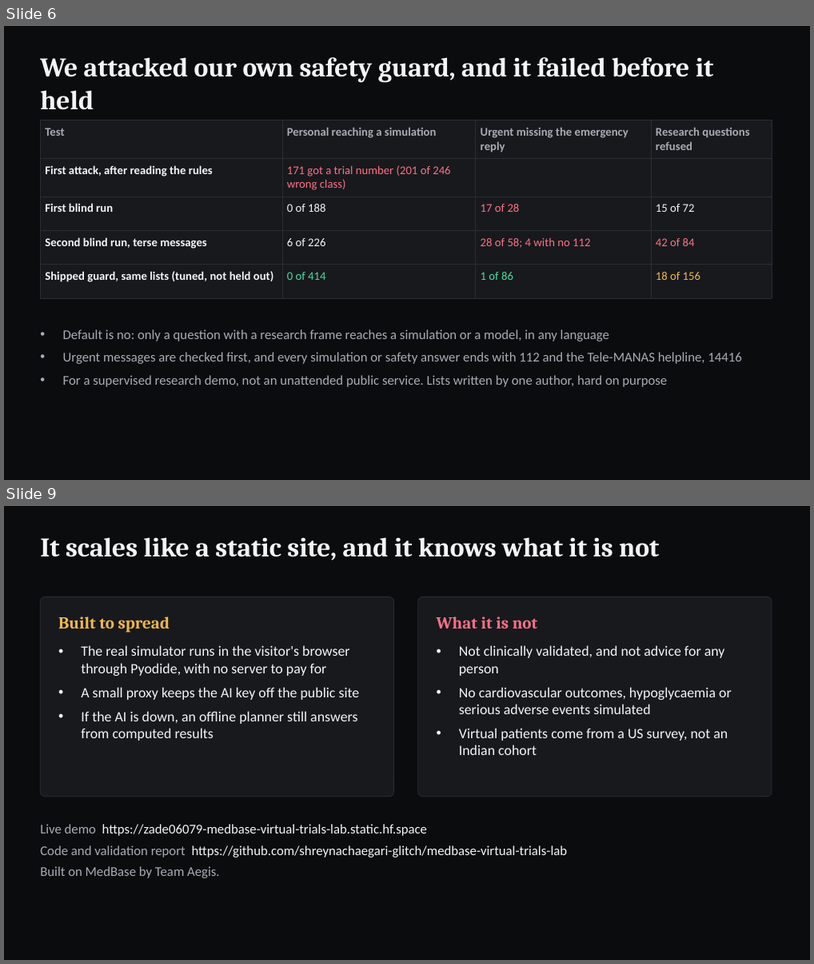
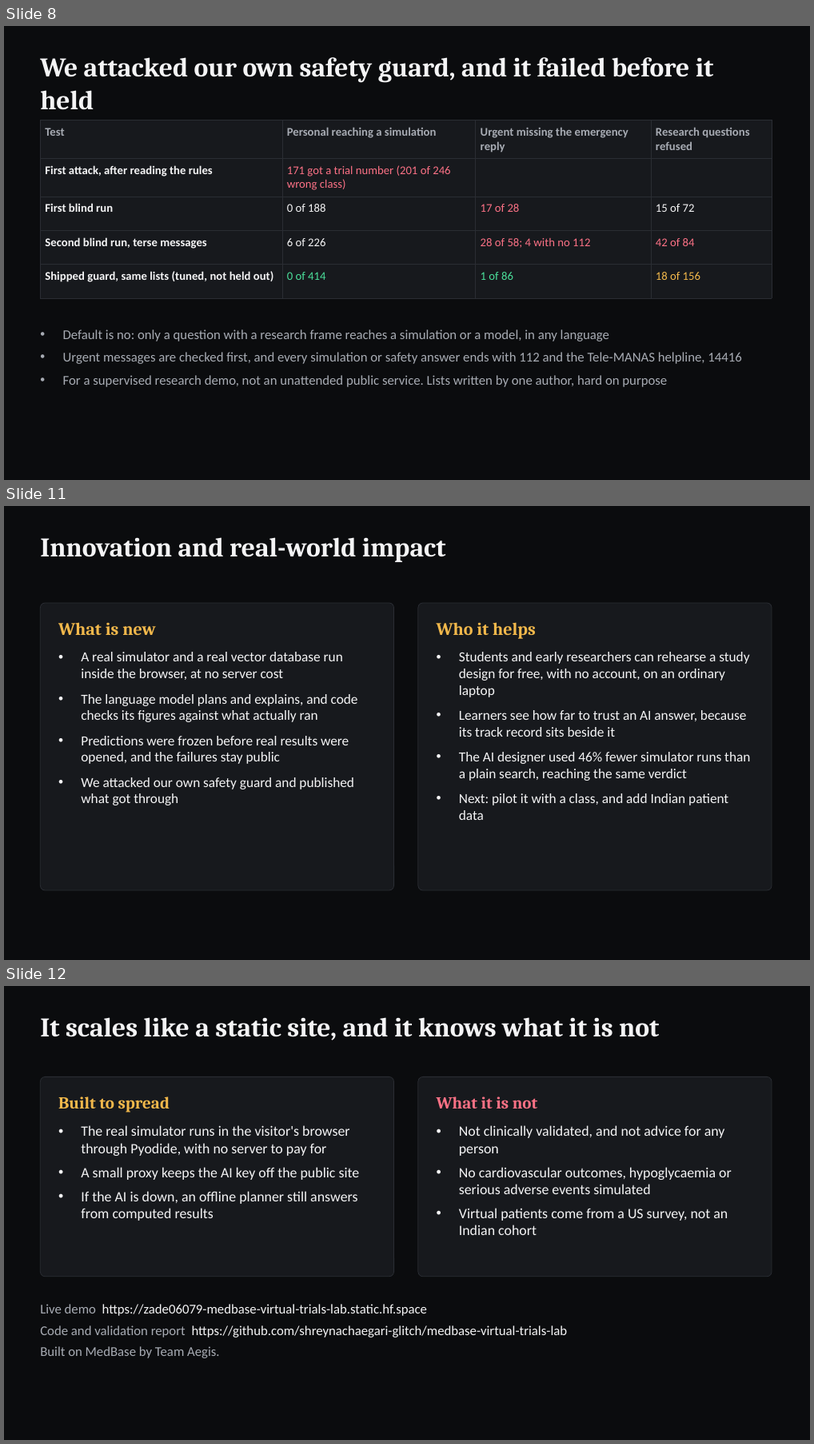
Before and after one commit to shreynachaegari-glitch/medbase-virtual-trials-lab, a slide deck: docs/submission/MedBase_Virtual_Trials_Lab.pptx. Shown one above the other, each under a label of ours: slides 6 and 9 before the commit, slides 8, 11 and 12 after it; the slides between them are not shown. The pictures are 814x964 and 814x1444 pixels, drawn with LibreOffice and Linux fonts; fonts in the diff are those of the drawing. Boxes give left, top, right and bottom in pixels: in the first picture for what was removed or moved away, otherwise in the second. Text is boxed around its words. In the diff, an @@ line names an element or a change of style, - is before the commit and + after.

```diff
--- a/docs/submission/MedBase_Virtual_Trials_Lab.pptx
+++ b/docs/submission/MedBase_Virtual_Trials_Lab.pptx
@@ slide 11 added at box(4, 506, 810, 960), background #0B0C0E @@
@@ text added at box(40, 537, 446, 562), 32 pt, text #F4F4F5, bold @@
+Innovation and real-world impact
@@ rounded rectangle added at box(40, 603, 394, 890), fill #17191D, outline #2A2D33 0.75 pt @@
@@ text added at box(58, 622, 156, 635), 21 pt, text #F2B84B, bold @@
+What is new
@@ rounded rectangle added at box(418, 603, 772, 890), fill #17191D, outline #2A2D33 0.75 pt @@
@@ text added at box(437, 622, 536, 639), 21 pt, text #F2B84B, bold @@
+Who it helps
@@ text added at box(81, 652, 358, 805), 16.5 pt, text #F4F4F5 @@
+• A real simulator and a real vector database run inside the browser, at no server cost
+• The language model plans and explains, and code checks its figures against what actually ran
+• Predictions were frozen before real results were opened, and the failures stay public
+• We attacked our own safety guard and published what got through
@@ text added at box(459, 652, 750, 820), 16.5 pt, text #F4F4F5 @@
+• Students and early researchers can rehearse a study design for free, with no account, on an ordinary laptop
+• Learners see how far to trust an AI answer, because its track record sits beside it
+• The AI designer used 46% fewer simulator runs than a plain search, reaching the same verdict
+• Next: pilot it with a class, and add Indian patient data
@@ what was slide 6 is now slide 8 @@
@@ what was slide 9 is now slide 12 @@
```
Also in this commit, not shown: 3 slides changed, 2 other slides added, 4 other files.
